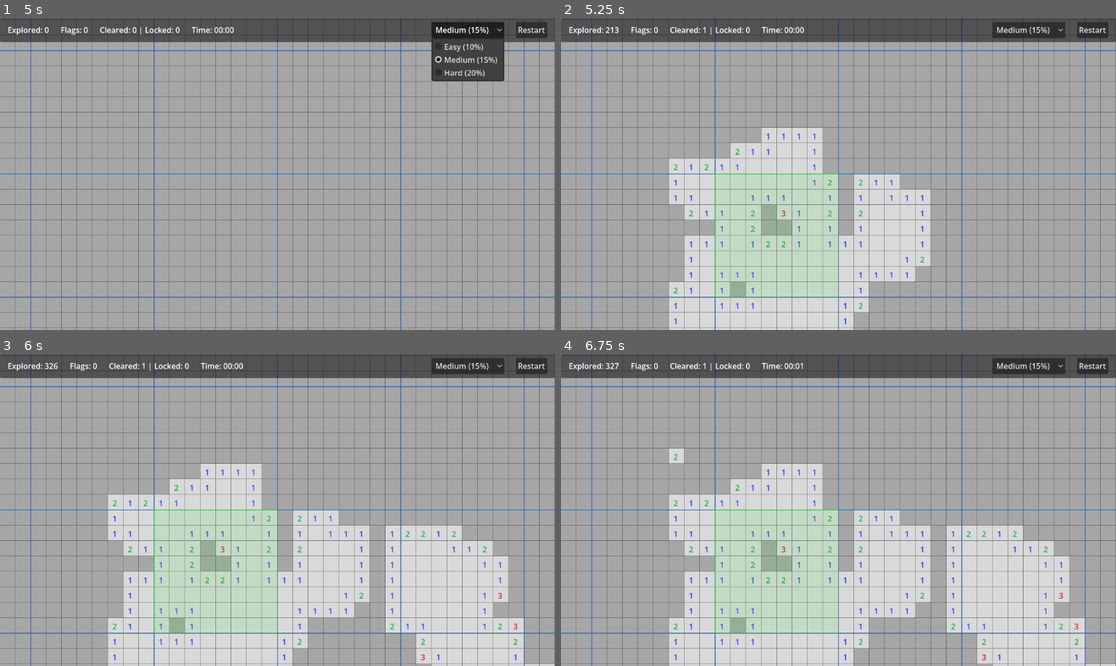
Above: before the commit, frames 1-4 (two rows, left to right).
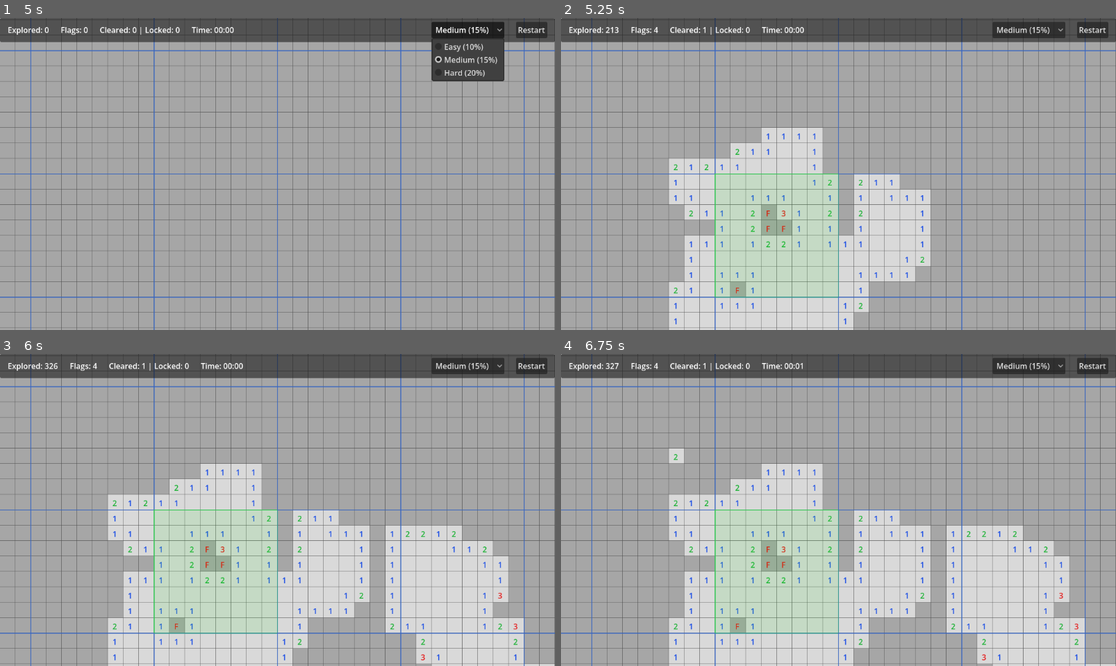
Above: after the commit, the same moments.

Repository: 0oWoodenDooro0/EndlessMinesweeper
Game: Godot game, scene res://scenes/main.tscn
Two runs of this game, one before a commit and one after it. Both use one fixed random seed, a clock stepped at 60 frames per second and the inputs below.
Inputs (mouse positions are in pixels of both pictures, inside the frame that each line leads up to):
- Up to frame 1 (5 s): click "Restart" at 0.5 s; click "Restart" at 1.25 s; click "Restart" at 2 s; click "Medium (15%)" at 2.75 s; click "Medium (15%)" at 3.5 s; click "Medium (15%)" at 4.25 s
- Up to frame 2 (5.25 s): tap Enter at 5 s; move the mouse to (810, 236) at 5.02 s; click (810, 236) at 5.1 s
- Up to frame 3 (6 s): tap Space at 5.75 s; drag from (444, 556) to (249, 572) at 5.77 s
- Up to frame 4 (6.75 s): tap Enter at 6.5 s; move the mouse to (672, 463) at 6.52 s; hold Right mouse button (right_click) from 6.53 s (still down); click (672, 463) at 6.67 s

Frame 1 is identical in both runs. In frame 2, less than 0.1% of the frame differs, in the area x 16-41%, y 2-89%; in frame 3, less than 0.1%; in frame 4, less than 0.1%.

Commit message:
feat(chunk): 實作區塊完成自動插旗與相連鎖定區塊群組解鎖機制

Diff:
--- a/scripts/grid_manager.gd
+++ b/scripts/grid_manager.gd
@@ -229,49 +229,90 @@
 func _check_chunk_cleared(chunk: ChunkData) -> void:
 	if not chunk.is_cleared and chunk.total_safe_cells > 0 and chunk.revealed_safe_cells >= chunk.total_safe_cells:
 		chunk.is_cleared = true
+		_auto_flag_chunk_mines(chunk)
 		chunk_cleared.emit(chunk.chunk_pos)
 		_check_neighbors_unlock(chunk.chunk_pos)
 
+func _auto_flag_chunk_mines(chunk: ChunkData) -> void:
+	var min_x = chunk.chunk_pos.x * chunk_size.x
+	var min_y = chunk.chunk_pos.y * chunk_size.y
+	for x in range(min_x, min_x + chunk_size.x):
+		for y in range(min_y, min_y + chunk_size.y):
+			var pos = Vector2i(x, y)
+			if is_mine_at(pos):
+				var cell = get_cell(pos)
+				if not cell.is_flagged:
+					cell.is_flagged = true
+					cell_flag_changed.emit(pos, true)
+
 func _check_neighbors_unlock(cleared_chunk_pos: Vector2i) -> void:
+	var processed_clusters: Dictionary = {}
 	for dx in [-1, 0, 1]:
 		for dy in [-1, 0, 1]:
 			if dx == 0 and dy == 0:
 				continue
 			var target_c_pos = cleared_chunk_pos + Vector2i(dx, dy)
+			if processed_clusters.has(target_c_pos):
+				continue
 			if chunks.has(target_c_pos):
 				var target_chunk = chunks[target_c_pos]
 				if target_chunk.is_locked:
-					_try_unlock_chunk(target_c_pos)
-
-func _try_unlock_chunk(c_pos: Vector2i) -> void:
-	var target_chunk = get_chunk(c_pos)
-	if not target_chunk.is_locked:
-		return
-
-	var all_8_cleared = true
-	for dx in [-1, 0, 1]:
-		for dy in [-1, 0, 1]:
-			if dx == 0 and dy == 0:
-				continue
-			var n_pos = c_pos + Vector2i(dx, dy)
-			var n_chunk = get_chunk(n_pos)
-			if not n_chunk.is_cleared:
-				all_8_cleared = false
-				break
-		if not all_8_cleared:
+					_try_unlock_locked_cluster(target_c_pos, processed_clusters)
+
+func _try_unlock_locked_cluster(start_c_pos: Vector2i, processed_clusters: Dictionary) -> void:
+	# 1. Find all 8-direction connected locked chunks (BFS)
+	var queue: Array[Vector2i] = [start_c_pos]
+	var cluster: Array[Vector2i] = [start_c_pos]
+	var cluster_set: Dictionary = {start_c_pos: true}
+
+	while queue.size() > 0:
+		var curr = queue.pop_front()
+		processed_clusters[curr] = true
+		for dx in [-1, 0, 1]:
+			for dy in [-1, 0, 1]:
+				if dx == 0 and dy == 0:
+					continue
+				var n_pos = curr + Vector2i(dx, dy)
+				if cluster_set.has(n_pos):
+					continue
+				if chunks.has(n_pos) and chunks[n_pos].is_locked:
+					cluster_set[n_pos] = true
+					cluster.append(n_pos)
+					queue.append(n_pos)
+
+	# 2. Collect external perimeter of the cluster (all 8-neighbors of cluster members not in cluster)
+	var perimeter: Dictionary = {}
+	for c_member in cluster:
+		for dx in [-1, 0, 1]:
+			for dy in [-1, 0, 1]:
+				if dx == 0 and dy == 0:
+					continue
+				var p_pos = c_member + Vector2i(dx, dy)
+				if not cluster_set.has(p_pos):
+					perimeter[p_pos] = true
+
+	# 3. Check if all perimeter chunks are cleared
+	var all_cleared = true
+	for p_pos in perimeter:
+		var p_chunk = get_chunk(p_pos)
+		if not p_chunk.is_cleared:
+			all_cleared = false
 			break
 
-	if all_8_cleared:
-		target_chunk.is_locked = false
-		var recovered: Array[Vector2i] = []
-		for m_pos in target_chunk.locked_mine_positions:
-			var m_cell = get_cell(m_pos)
-			m_cell.is_revealed = false
-			m_cell.is_flagged = true
-			recovered.append(m_pos)
-			cell_flag_changed.emit(m_pos, true)
-		target_chunk.locked_mine_positions.clear()
-		chunk_unlocked.emit(c_pos, recovered)
+	# 4. If all perimeter chunks are cleared, unlock all chunks in the cluster
+	if all_cleared:
+		for c_member in cluster:
+			var ch = get_chunk(c_member)
+			ch.is_locked = false
+			var recovered: Array[Vector2i] = []
+			for m_pos in ch.locked_mine_positions:
+				var m_cell = get_cell(m_pos)
+				m_cell.is_revealed = false
+				m_cell.is_flagged = true
+				recovered.append(m_pos)
+				cell_flag_changed.emit(m_pos, true)
+			ch.locked_mine_positions.clear()
+			chunk_unlocked.emit(c_member, recovered)
 		_request_redraw()
 
 func toggle_flag(pos: Vector2i) -> void:
--- a/tests/test_chunk_mechanics.gd
+++ b/tests/test_chunk_mechanics.gd
@@ -35,6 +35,18 @@
 
 	# Test 7: HUD Tracking of Cleared and Locked Chunks
 	if not test_hud_chunk_statistics_tracking():
+		success = false
+
+	# Test 8: Auto-flagging Mines on Chunk Clear & HUD Sync
+	if not test_auto_flag_on_chunk_clear():
+		success = false
+
+	# Test 9: Two Connected Locked Chunks Unlock on Perimeter Clear
+	if not test_two_connected_locked_chunks_unlock():
+		success = false
+
+	# Test 10: Complex L-Shaped Locked Cluster Unlock
+	if not test_complex_locked_cluster_unlock():
 		success = false
 
 	print("--- Test Suite Finished ---")
@@ -489,3 +501,273 @@
 	grid.free()
 	print("[PASS] Test 7: HUD chunk statistics tracking verified")
 	return true
+
+func test_auto_flag_on_chunk_clear() -> bool:
+	print("[RUN] Test 8: Auto-flagging Mines on Chunk Clear & HUD Sync")
+	var grid = GridManager.new()
+	grid.chunk_size = Vector2i(2, 2)
+	grid.set_first_click(Vector2i(100, 100))
+
+	var hud = HUD.new()
+	hud.setup_ui_nodes()
+	hud.bind_grid_manager(grid)
+
+	# Setup Chunk (0, 0) with 2 mines and 2 safe cells
+	# Mine at (0, 0), Mine at (1, 1), Safe at (1, 0), Safe at (0, 1)
+	var m1 = Vector2i(0, 0)
+	var m2 = Vector2i(1, 1)
+	var s1 = Vector2i(1, 0)
+	var s2 = Vector2i(0, 1)
+
+	grid.set_mine_at(m1, true)
+	grid.set_mine_at(m2, true)
+	grid.set_mine_at(s1, false)
+	grid.set_mine_at(s2, false)
+
+	# Pre-flag m1 manually before clearing to verify manual flag is preserved and not double-counted
+	grid.toggle_flag(m1)
+	if hud.flag_count != 1:
+		print("[FAIL] HUD flag_count should be 1 after manual flag, got: ", hud.flag_count)
+		hud.free()
+		grid.free()
+		return false
+
+	var flag_signals_received: Array[Vector2i] = []
+	grid.connect("cell_flag_changed", func(pos: Vector2i, is_flagged: bool):
+		if is_flagged:
+			flag_signals_received.append(pos)
+	)
+
+	# Reveal first safe cell
+	grid.reveal_cell(s1)
+	var chunk = grid.get_chunk(Vector2i(0, 0))
+	if chunk.is_cleared:
+		print("[FAIL] Chunk should not be cleared yet after 1 of 2 safe cells revealed")
+		hud.free()
+		grid.free()
+		return false
+
+	# Reveal second safe cell -> Chunk cleared!
+	grid.reveal_cell(s2)
+
+	if not chunk.is_cleared:
+		print("[FAIL] Chunk should be cleared after revealing all safe cells")
+		hud.free()
+		grid.free()
+		return false
+
+	# Verify unflagged mine (m2) is now automatically flagged
+	var cell_m2 = grid.get_cell(m2)
+	if not cell_m2.is_flagged or cell_m2.is_revealed:
+		print("[FAIL] Mine at m2 was not auto-flagged properly: is_flagged=", cell_m2.is_flagged, " is_revealed=", cell_m2.is_revealed)
+		hud.free()
+		grid.free()
+		return false
+
+	# Verify pre-flagged mine (m1) is still flagged
+	var cell_m1 = grid.get_cell(m1)
+	if not cell_m1.is_flagged or cell_m1.is_revealed:
+		print("[FAIL] Mine at m1 is no longer flagged")
+		hud.free()
+		grid.free()
+		return false
+
+	# Verify HUD count reflects exactly 2 flags
+	if hud.flag_count != 2:
+		print("[FAIL] HUD flag_count should be 2 after chunk auto-flag, got: ", hud.flag_count)
+		hud.free()
+		grid.free()
+		return false
+
+	# Verify cell_flag_changed signal was emitted for m2
+	if not flag_signals_received.has(m2):
+		print("[FAIL] cell_flag_changed signal was not emitted for auto-flagged mine m2")
+		hud.free()
+		grid.free()
+		return false
+
+	hud.free()
+	grid.free()
+	print("[PASS] Test 8: Auto-flagging on Chunk Clear verified")
+	return true
+
+func test_two_connected_locked_chunks_unlock() -> bool:
+	print("[RUN] Test 9: Two Connected Locked Chunks Unlock on Perimeter Clear")
+	var grid = GridManager.new()
+	grid.chunk_size = Vector2i(2, 2)
+	grid.mine_density = 1.0 # High default density
+	grid.set_first_click(Vector2i(100, 100))
+
+	# Setup Chunk (0, 0) and Chunk (1, 0)
+	var c0 = Vector2i(0, 0)
+	var c1 = Vector2i(1, 0)
+
+	var m0 = Vector2i(0, 0)
+	var m1 = Vector2i(2, 0)
+
+	grid.set_mine_at(m0, true)
+	grid.set_mine_at(Vector2i(1, 0), false)
+	grid.set_mine_at(Vector2i(0, 1), false)
+	grid.set_mine_at(Vector2i(1, 1), false)
+
+	grid.set_mine_at(m1, true)
+	grid.set_mine_at(Vector2i(3, 0), false)
+	grid.set_mine_at(Vector2i(2, 1), false)
+	grid.set_mine_at(Vector2i(3, 1), false)
+
+	# Trigger lockouts on both chunks
+	grid.reveal_cell(m0)
+	grid.reveal_cell(m1)
+
+	var chunk0 = grid.get_chunk(c0)
+	var chunk1 = grid.get_chunk(c1)
+
+	if not chunk0.is_locked or not chunk1.is_locked:
+		print("[FAIL] Both chunks should be locked")
+		grid.free()
+		return false
+
+	var unlocked_chunks: Array[Vector2i] = []
+	grid.connect("chunk_unlocked", func(chunk_pos: Vector2i, _recovered: Array[Vector2i]):
+		unlocked_chunks.append(chunk_pos)
+	)
+
+	# The 10 perimeter chunks around {(0,0), (1,0)}
+	var perimeter_chunks: Array[Vector2i] = [
+		Vector2i(-1, -1), Vector2i(0, -1), Vector2i(1, -1), Vector2i(2, -1),
+		Vector2i(-1,  0),                                   Vector2i(2,  0),
+		Vector2i(-1,  1), Vector2i(0,  1), Vector2i(1,  1), Vector2i(2,  1)
+	]
+
+	# Configure all 10 perimeter chunks (1 mine, 3 safe cells)
+	for p_chunk in perimeter_chunks:
+		grid.set_mine_at(Vector2i(p_chunk.x * 2, p_chunk.y * 2), true)
+		grid.set_mine_at(Vector2i(p_chunk.x * 2 + 1, p_chunk.y * 2), false)
+		grid.set_mine_at(Vector2i(p_chunk.x * 2, p_chunk.y * 2 + 1), false)
+		grid.set_mine_at(Vector2i(p_chunk.x * 2 + 1, p_chunk.y * 2 + 1), false)
+
+	# Clear the first 9 perimeter chunks
+	for i in range(9):
+		var p_chunk = perimeter_chunks[i]
+		grid.reveal_cell(Vector2i(p_chunk.x * 2 + 1, p_chunk.y * 2))
+		grid.reveal_cell(Vector2i(p_chunk.x * 2, p_chunk.y * 2 + 1))
+		grid.reveal_cell(Vector2i(p_chunk.x * 2 + 1, p_chunk.y * 2 + 1))
+
+		if chunk0.is_locked != true or chunk1.is_locked != true:
+			print("[FAIL] Chunks unlocked prematurely before entire cluster perimeter was cleared")
+			grid.free()
+			return false
+
+	# Clear the 10th perimeter chunk
+	var last_p_chunk = perimeter_chunks[9]
+	grid.reveal_cell(Vector2i(last_p_chunk.x * 2 + 1, last_p_chunk.y * 2))
+	grid.reveal_cell(Vector2i(last_p_chunk.x * 2, last_p_chunk.y * 2 + 1))
+	grid.reveal_cell(Vector2i(last_p_chunk.x * 2 + 1, last_p_chunk.y * 2 + 1))
+
+	# Both chunks should now be unlocked!
+	if chunk0.is_locked or chunk1.is_locked:
+		print("[FAIL] Both chunks should be unlocked after all perimeter chunks are cleared. c0.locked=", chunk0.is_locked, " c1.locked=", chunk1.is_locked)
+		grid.free()
+		return false
+
+	if not unlocked_chunks.has(c0) or not unlocked_chunks.has(c1):
+		print("[FAIL] chunk_unlocked signal missing for cluster members: ", unlocked_chunks)
+		grid.free()
+		return false
+
+	# Verify recovered mines are converted to flags
+	if not grid.get_cell(m0).is_flagged or grid.get_cell(m0).is_revealed:
+		print("[FAIL] Mine at m0 was not converted to flag")
+		grid.free()
+		return false
+
+	if not grid.get_cell(m1).is_flagged or grid.get_cell(m1).is_revealed:
+		print("[FAIL] Mine at m1 was not converted to flag")
+		grid.free()
+		return false
+
+	grid.free()
+	print("[PASS] Test 9: Two connected locked chunks unlock verified")
+	return true
+
+func test_complex_locked_cluster_unlock() -> bool:
+	print("[RUN] Test 10: Complex L-Shaped Locked Cluster Unlock")
+	var grid = GridManager.new()
+	grid.chunk_size = Vector2i(2, 2)
+	grid.mine_density = 1.0
+	grid.set_first_click(Vector2i(100, 100))
+
+	# 3 Chunks forming an L-shape: (0,0), (1,0), (0,1)
+	var cluster = [Vector2i(0, 0), Vector2i(1, 0), Vector2i(0, 1)]
+	var mines = [Vector2i(0, 0), Vector2i(2, 0), Vector2i(0, 2)]
+
+	for i in range(3):
+		var cp = cluster[i]
+		var mp = mines[i]
+		grid.set_mine_at(mp, true)
+		grid.set_mine_at(Vector2i(cp.x * 2 + 1, cp.y * 2), false)
+		grid.set_mine_at(Vector2i(cp.x * 2, cp.y * 2 + 1), false)
+		grid.set_mine_at(Vector2i(cp.x * 2 + 1, cp.y * 2 + 1), false)
+
+	# Trigger lock on all 3 chunks
+	for mp in mines:
+		grid.reveal_cell(mp)
+
+	for cp in cluster:
+		if not grid.get_chunk(cp).is_locked:
+			print("[FAIL] Chunk ", cp, " should be locked")
+			grid.free()
+			return false
+
+	# External perimeter of {(0,0), (1,0), (0,1)}:
+	# All 8-neighbors of the 3 chunks excluding the 3 chunks themselves
+	var perimeter_chunks: Array[Vector2i] = [
+		Vector2i(-1, -1), Vector2i(0, -1), Vector2i(1, -1), Vector2i(2, -1),
+		Vector2i(-1,  0),                                   Vector2i(2,  0),
+		Vector2i(-1,  1),                  Vector2i(1,  1), Vector2i(2,  1),
+		Vector2i(-1,  2), Vector2i(0,  2), Vector2i(1,  2)
+	]
+
+	# Configure all 12 perimeter chunks
+	for p_chunk in perimeter_chunks:
+		grid.set_mine_at(Vector2i(p_chunk.x * 2, p_chunk.y * 2), true)
+		grid.set_mine_at(Vector2i(p_chunk.x * 2 + 1, p_chunk.y * 2), false)
+		grid.set_mine_at(Vector2i(p_chunk.x * 2, p_chunk.y * 2 + 1), false)
+		grid.set_mine_at(Vector2i(p_chunk.x * 2 + 1, p_chunk.y * 2 + 1), false)
+
+	# Clear 11 of 12 perimeter chunks
+	for i in range(11):
+		var p_chunk = perimeter_chunks[i]
+		grid.reveal_cell(Vector2i(p_chunk.x * 2 + 1, p_chunk.y * 2))
+		grid.reveal_cell(Vector2i(p_chunk.x * 2, p_chunk.y * 2 + 1))
+		grid.reveal_cell(Vector2i(p_chunk.x * 2 + 1, p_chunk.y * 2 + 1))
+
+		for cp in cluster:
+			if grid.get_chunk(cp).is_locked != true:
+				print("[FAIL] Chunk ", cp, " unlocked before all 12 perimeter chunks were cleared")
+				grid.free()
+				return false
+
+	# Clear the final 12th perimeter chunk
+	var last_p = perimeter_chunks[11]
+	grid.reveal_cell(Vector2i(last_p.x * 2 + 1, last_p.y * 2))
+	grid.reveal_cell(Vector2i(last_p.x * 2, last_p.y * 2 + 1))
+	grid.reveal_cell(Vector2i(last_p.x * 2 + 1, last_p.y * 2 + 1))
+
+	# All 3 chunks in cluster must now be unlocked!
+	for cp in cluster:
+		if grid.get_chunk(cp).is_locked:
+			print("[FAIL] Chunk ", cp, " should be unlocked after full perimeter clearance")
+			grid.free()
+			return false
+
+	for mp in mines:
+		var cell = grid.get_cell(mp)
+		if not cell.is_flagged or cell.is_revealed:
+			print("[FAIL] Mine at ", mp, " was not converted to flag")
+			grid.free()
+			return false
+
+	grid.free()
+	print("[PASS] Test 10: Complex L-shaped locked cluster unlock verified")
+	return true
